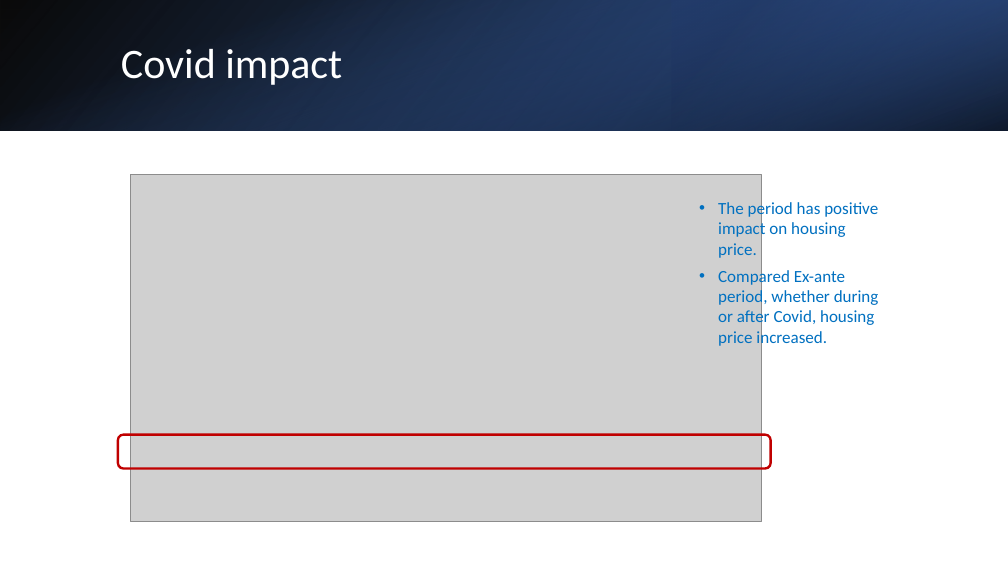
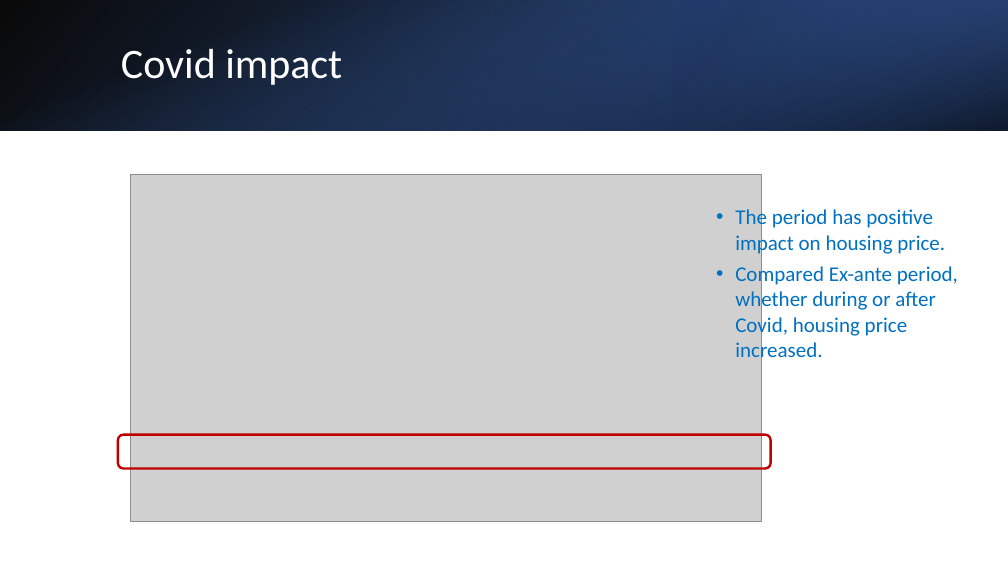
Before and after one commit to kashyapnimmagadda/DATS-6103-TEAM2, a slide deck: slide 31 of Project - Team 2- Data Mining (3).pptx. Drawn at 1008x567 pixels with LibreOffice and Linux fonts; fonts in the diff are those of the drawing; grey boxes stand for pictures. Boxes give left, top, right and bottom in pixels: in the first picture for what was removed or moved away, otherwise in the second. Text is boxed around its words. In the diff, an @@ line names an element or a change of style, - is before the commit and + after.

```diff
--- a/Project - Team 2- Data Mining (3).pptx
+++ b/Project - Team 2- Data Mining (3).pptx
@@ text "The period has positive impact ...": place and size @@
-text "The period has positive impact ..." at bbox=[718, 200, 879, 348]
+text "The period has positive impact ..." at bbox=[735, 207, 958, 363]
@@ text "The period has positive impact ..." at bbox=[735, 207, 958, 363]: size 16.2 to 20 pt @@
```
Also in this commit, not shown: 5 other slides changed.
